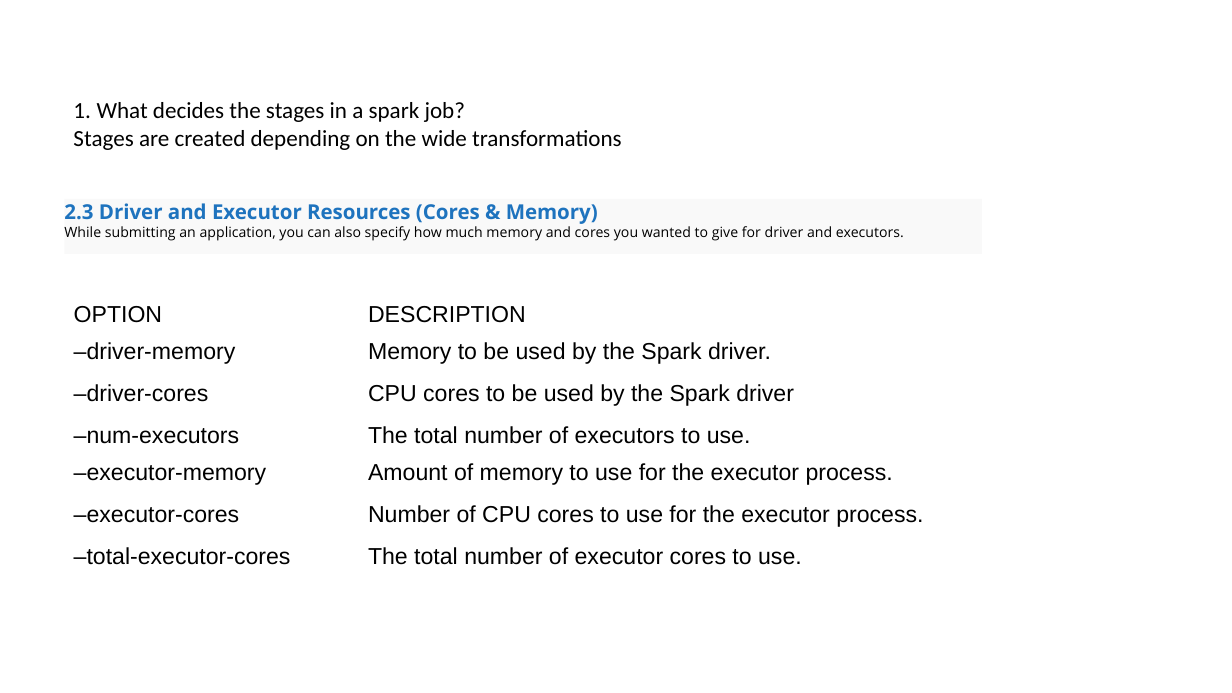
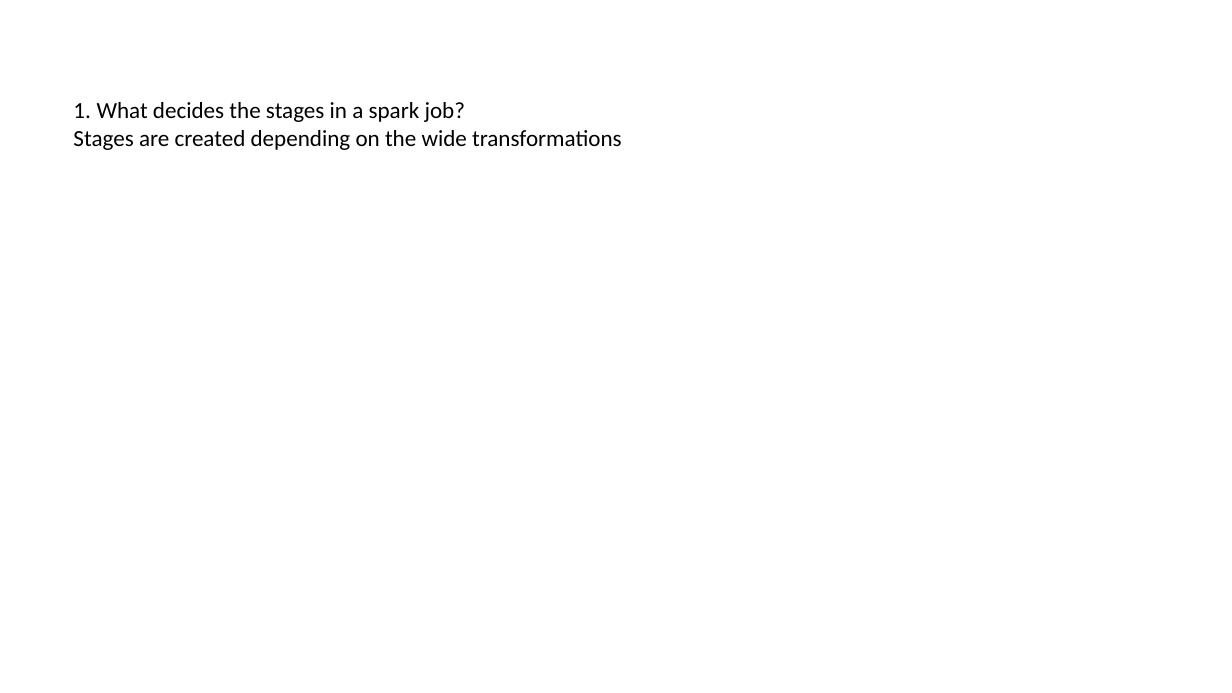
Before and after one commit to samRddhimat/onlinefiles, a slide deck: slide 9 of Spark Memory Tips.pptx (slide 5 before the commit). Drawn at 1232x693 pixels with LibreOffice and Linux fonts; fonts in the diff are those of the drawing. Boxes give left, top, right and bottom in pixels: in the first picture for what was removed or moved away, otherwise in the second. Text is boxed around its words. In the diff, an @@ line names an element or a change of style, - is before the commit and + after.

```diff
--- a/Spark Memory Tips.pptx
+++ b/Spark Memory Tips.pptx
@@ text removed at bbox=[64, 203, 904, 241] @@
-2.3 Driver and Executor Resources (Cores & Memory)
-While submitting an application, you can also specify how much memory and cores you wanted to give for driver and executors.
@@ table removed at bbox=[65, 297, 1157, 582], 7 rows, 2 columns @@
-OPTION | DESCRIPTION
-–driver-memory | Memory to be used by the Spark driver.
-–driver-cores | CPU cores to be used by the Spark driver
-–num-executors | The total number of executors to use.
-–executor-memory | Amount of memory to use for the executor process.
-–executor-cores | Number of CPU cores to use for the executor process.
-–total-executor-cores | The total number of executor cores to use.
```
Also in this commit, not shown: 2 other slides changed, 4 slides added.
